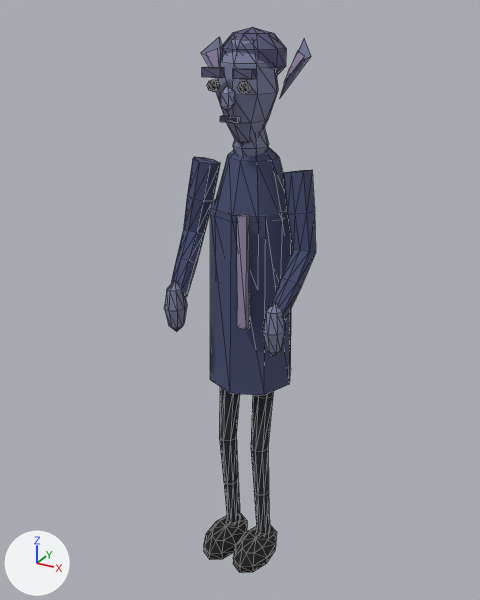
An edit to the glTF model characters/quillan-3d/quillan.glb, drawn before and after from the same camera.
Rendered twice from a 50 mm lens placed at (1.51, -2.85, 3.06), pointed at (-0.06, 0.0, 1.64). The lights are fixed; the arrows at lower left show +X, +Y and +Z. The picture after the commit comes second. Mesh edges are drawn as thin lines. Vertices at exactly the same position are counted once.

In view in the first picture: 'QuillanSkin'.
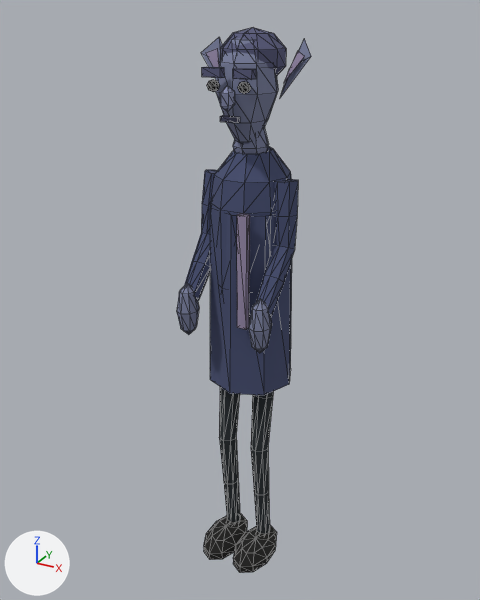
What changed in the scene script:
```text
Change me_sphere_083:
    used by ob_quillanskin; location = (0.0, 0.0, 0.0)
    remove me_sphere_083.from_pydata(...)  # 634 vertices, 1166 faces; spans x -0.37..0.37, y -0.34..0.25, z 0.0..2.98
    add me_sphere_083.from_pydata(...)  # 642 vertices, 1182 faces; spans x -0.28..0.28, y -0.35..0.25, z 0.0..2.98
    me_sphere_083 part 1: the loose piece of 42 vertices spanning x -0.19..0.19, y -0.18..0.23, z 1.4..2.51 is rebuilt with 50 vertices and now spans x -0.21..0.21, y -0.18..0.23, z 1.57..2.43
    me_sphere_083 part 2
    86 vertices are removed from x -0.37..0.37, y -0.33..0.07, z 1.56..2.37
    244 faces are deleted
    4 vertices in x 0.25, y -0.31..-0.25, z 1.56..1.76 move by (-0.02, 0.0, 0.0)
    4 vertices in x -0.25, y -0.31..-0.25, z 1.56..1.76 move by (0.02, 0.0, 0.0)
    28 vertices move from x -0.34..0.34, y -0.34..-0.21, z 1.51..1.8 to x -0.26..0.26, y -0.35..-0.22, z 1.51..1.8
    80 vertices are added at x -0.26..0.26, y -0.33..0.07, z 1.56..2.32
    6 new vertices lie (0.05, 0.02, 0.0) away from vertices in x -0.24..0.19, y -0.09..0.05, z 2.14..2.31
    244 new faces join them
```

Where the change shows, as pixel boxes (x1, y1, x2, y2) in the pictures (480 x 600 px; the box of a moved part takes in the faces that stretch with it):
'QuillanSkin', reshaped (12% narrower)
    before: (164, 27, 316, 573)
    after: (177, 27, 311, 573)
part 1 of me_sphere_083, rebuilt
    before: (215, 147, 292, 254)
    after: (211, 146, 292, 293)
part 2 of me_sphere_083, moved or reshaped
    before: (164, 157, 316, 357)
    after: (177, 170, 298, 353)
